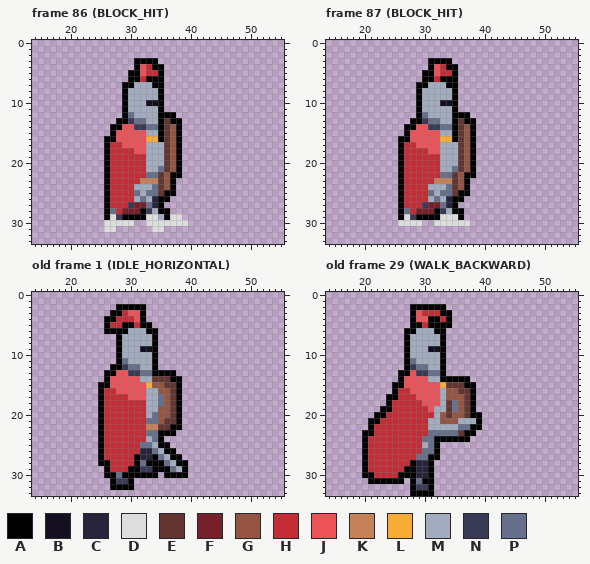
Two states of a pixel-art file, Orbsmash/ContentSource/Characters/Knight.aseprite. Above, as it was before the edit.
64x34 pixels, 98 frames. Shown: frame 86 (BLOCK_HIT): x 14..55, y 0..33; frame 87 (BLOCK_HIT): x 14..55, y 0..33; old frame 1 (IDLE_HORIZONTAL): x 14..55, y 0..33; old frame 29 (WALK_BACKWARD): x 14..55, y 0..33. The commit also changed other frames, which this record leaves out.
Visible layers, top first: "effects", "head", "shield_front", "cape", "sword", "body", "shield", "legs", "Flattened".
Palette (. is transparent): A #000000  B #141020  C #26243a  D #dddddd  E #623530  F #781f2c  G #945542  H #c42c36  J #ed5259  K #c58158  L #f7ac37  M #a3acbe  N #393a56  P #67708b
Pixels before, frame 86 (BLOCK_HIT), first column x 26:
 3 .....AAAA.....
 4 .....AJHAA....
 5 ....AAJHHA....
 6 ....AAHAAA....
 7 ...AAMMMAA....
 8 ...AMMMMMA....
 9 ...AMMMMMA....
10 ...AMMMBBA....
11 ...AMMMMMA....
12 ...APMMMMAAA..
13 ..AANPPMMAEAA.
14 .AAJJNNPPAEGA.
15 .AJJJJJMMAEGA.
16 AAJJJJJLLAEGA.
17 AHHJJJJMMMEGA.
18 AHHHHJJMMMEGA.
19 AHHHHHHMMMEGA.
20 AHHHHHHMMMEGA.
21 AHHHHHHMMPEGA.
22 AHHHHHHPPEGAA.
23 AHHHHHKKKEGA..
24 AHHHHMMMPEGA..
25 AHHHHPMPPEAA..
26 AHHHHMPMCAA...
27 AHHHNFFPCA....
28 APHFFFANMAA...
29 ADNAAAADDMADD.
30 DDDDD..DDDDDDD
31 DD......DD....
Pixels before, frame 87 (BLOCK_HIT), first column x 26:
 3 .....AAAA....
 4 .....AJHAA...
 5 ....AAJHHA...
 6 ....AAHAAA...
 7 ...AAMMMAA...
 8 ...AMMMMMA...
 9 ...AMMMMMA...
10 ...AMMMBBA...
11 ...AMMMMMA...
12 ...APMMMMAAA.
13 ..AANPPMMAEAA
14 .AAJJNNPPAEGA
15 .AJJJJJMMAEGA
16 AAJJJJJLLAEGA
17 AHHJJJJMMMEGA
18 AHHHHJJMMMEGA
19 AHHHHHHMMMEGA
20 AHHHHHHMMMEGA
21 AHHHHHHMMPEGA
22 AHHHHHHPPEGAA
23 AHHHHHKKKEGA.
24 AHHHHMMMPEGA.
25 AHHHHPMPPEAA.
26 AHHHHMPMCAA..
27 AHHHNFFPCA...
28 APHFFFANMAA..
29 ADNAAAADDDA..
30 DDDD..DDDDDD.
Pixels before, old frame 1 (IDLE_HORIZONTAL), first column x 25:
 2 ...AAAAA.......
 3 ..AAHJJA.......
 4 .AAHHHJA.......
 5 .AHHAAHAA......
 6 .AAAAMMMAA.....
 7 ...AMMMMMA.....
 8 ...AMMMMMA.....
 9 ...AMMMBBA.....
10 ...AMMMMMA.....
11 ...APMMMMA.....
12 ..AANPPMMA.....
13 .AAJJNNPPAAAA..
14 .AJJJJJMMEEEAA.
15 AAJJJJJJLGGEEA.
16 AHHJJJJJMMGGEA.
17 AHHHHJJJMMPGEA.
18 AHHHHHHHMMPGEA.
19 AHHHHHHHMMGGEA.
20 AHHHHHHHMPGGEA.
21 AHHHHHHHPPGEEA.
22 AHHHHHHHKKEEAA.
23 AHHHHHHHPPAAA..
24 AHHHHHHHMPA....
25 AHHHHHHPPMAA...
26 AHHHHHHCCPMAA..
27 AHHHHHACCAPMAA.
28 AAHHHHAPAAAPMAA
29 .AHHHAANNAAAPMA
30 .AAPAAAAAA.AAAA
31 ..ANNA.........
32 ..AAAA.........
Pixels before, old frame 29 (WALK_BACKWARD), first column x 20:
 2 ........AAAAAA......
 3 ........AJHHHAA.....
 4 ........AJJAAHA.....
 5 ........AAHAAAA.....
 6 .......AAMMMAA......
 7 .......AMMMMMA......
 8 .......AMMMMMA......
 9 .......AMMMBBA......
10 .......AMMMMMA......
11 .......APMMMMA......
12 .......ANPPMMA......
13 ......AAJNNPPA......
14 ......AJJJJMMAAAAA..
15 .....AAJJJJJJLEEEAA.
16 .....AHHJJJJJMGGEEA.
17 ....AAHHHJJJJMGGGEA.
18 ....AHHHHHJJJMEPGEA.
19 ...AAHHHHHHJMMEPGEA.
20 ..AAHHHHHHHHMGEGGEAA
21 .AAHHHHHHHHMMGGGMMMA
22 .AHHHHHHHHHMMMMMPPAA
23 AAHHHHHHHHHPPPPPEAA.
24 AHHHHHHHHHPPAAAAAA..
25 AHHHHHHHHHMPA.......
26 AHHHHHHHHHPPA.......
27 AHHHHHHHHPPAA.......
28 AHHHHHHHACCA........
29 AHHHHHHAACCA........
30 AAHHHHAAACCA........
31 .AAAAAA.APAA........
32 ........ANNA........
33 ........AAAA........
The result:
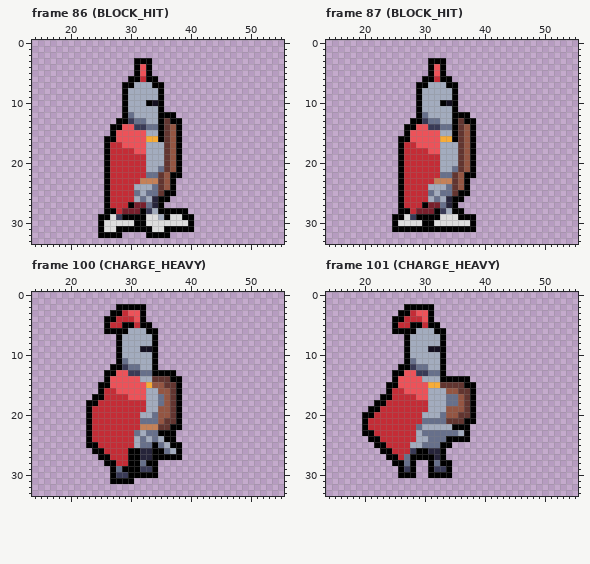
A new or re-ordered frame is compared with the old frame closest to it.
Message: knight heavy attack
Changes in this commit:
frames 98 -> 125
Frame 86 (BLOCK_HIT), layer "OUTLINE":
y 3: x 34 A -> .
y 4: x 33..35 HAA -> A..
y 5: x 30 A -> .; x 33..35 HHA -> A..
y 6: x 35 A -> .
y 10: x 33 B -> A
y 27: x 30 N -> A
y 28: x 27 P -> A; x 37..39 ... -> AAA
y 29: x 25 . -> A; x 39..40 .. -> AA
y 30: x 25 . -> A; x 31..32 .. -> AA; x 40 . -> A
y 31: x 25 . -> A; x 28..33 ...... -> AAAAAA; x 36..40 ..... -> AAAAA
y 32: x 25..28 .... -> AAAA; x 33..36 .... -> AAAA
Frame 87 (BLOCK_HIT), layer "OUTLINE":
y 3: x 34 A -> .
y 4: x 33..35 HAA -> A..
y 5: x 30 A -> .; x 33..35 HHA -> A..
y 6: x 35 A -> .
y 10: x 33 B -> A
y 27: x 30 N -> A
y 28: x 27 P -> A
y 29: x 25 . -> A; x 37..38 .. -> AA
y 30: x 25 . -> A; x 30..31 .. -> AA; x 38 . -> A
y 31: x 25..38 .............. -> AAAAAAAAAAAAAA
Frame 100 (CHARGE_HEAVY) is new; against old frame 1 (IDLE_HORIZONTAL):
y 17: x 24 . -> A
y 18: x 23..25 ..A -> AAH
y 19: x 23..25 ..A -> AHH
y 20: x 23..25 ..A -> AHH; x 32 H -> M
y 21: x 23..25 ..A -> AHH; x 32 H -> P
y 22: x 23..25 ..A -> AHH; x 32 H -> K
y 23: x 23..25 ..A -> AHH; x 31..32 HH -> PM
y 24: x 23..25 ..A -> AHH; x 31..32 HH -> MP; x 35..37 A.. -> MAA
y 25: x 23..25 ..A -> AAH; x 31 H -> M; x 34..38 MAA.. -> APMAA
y 26: x 24 . -> A; x 30..31 HH -> AA; x 34..38 PMAA. -> AAPMA
y 27: x 26 H -> A; x 30 H -> A; x 35..36 PM -> AA
y 28: x 25 A -> .; x 27 H -> A; x 30 H -> A; x 35..39 APMAA -> .....
y 29: x 26..29 AHHH -> .APA; x 35..39 AAPMA -> .....
y 30: x 26 A -> .; x 28..29 PA -> NN; x 36..39 AAAA -> ....
y 31: x 28..29 NN -> AA
y 32: x 27..30 AAAA -> ....
Frame 101 (CHARGE_HEAVY) is new; against old frame 29 (WALK_BACKWARD):
y 2: x 27 . -> A; x 32..33 AA -> ..
y 3: x 26..28 ..A -> AAH; x 30..34 HHHAA -> JA...
y 4: x 25..29 ...AJ -> AAHHH; x 32..34 AHA -> ...
y 5: x 25..27 ... -> AHH; x 33..34 AA -> ..
y 6: x 25..26 .. -> AA
y 12: x 26 . -> A
y 13: x 25 . -> A; x 27 A -> J
y 14: x 25..26 .A -> AJ; x 30 J -> M
y 15: x 24 . -> A; x 26 A -> J; x 31..33 JJL -> LLE
y 16: x 24..25 .A -> AH; x 27 H -> J; x 31..32 JJ -> MM
y 17: x 23 . -> A; x 25 A -> H; x 31..32 JJ -> MM; x 34..35 GG -> PP
y 18: x 22..24 ..A -> AAH; x 30..32 JJJ -> HMM; x 34 E -> P
y 19: x 21..24 ..AA -> AAHH; x 31 J -> M; x 34..35 EP -> GG
y 20: x 20..23 ..AA -> AAHH; x 30..31 HH -> MM; x 33..34 GE -> PG; x 36 G -> E; x 39 A -> .
y 21: x 20..22 .AA -> AHH; x 30..39 HMMGGGMMMA -> PPPPEEEAA.
y 22: x 20..21 .A -> AH; x 29..30 HH -> PM; x 35..39 MPPAA -> AAA..
y 23: x 29..30 HH -> MP; x 36 E -> M; x 38 A -> .
y 24: x 20..22 AHH -> .AA; x 29..30 HP -> MM; x 32..33 AA -> PP
y 25: x 20..23 AHHH -> ..AA; x 28..30 HHM -> MMP; x 32..34 A.. -> PAA
y 26: x 20..24 AHHHH -> ...AA; x 28..33 HHPPA. -> NAACCA
y 27: x 20..25 AHHHHH -> ....AA; x 27..30 HHPP -> PAAA; x 32..33 A. -> CA
y 28: x 20..27 AHHHHHHH -> .....AAP; x 29..30 CC -> ..; x 32..34 ... -> PAA
y 29: x 20..27 AHHHHHHA -> ......AN; x 29..30 CC -> ..; x 32..34 ... -> NNA
y 30: x 20..25 AAHHHH -> ......; x 29..30 CC -> ..; x 32..34 ... -> AAA
y 31: x 21..26 AAAAAA -> ......; x 28..31 APAA -> ....
y 32: x 28..31 ANNA -> ....
y 33: x 28..31 AAAA -> ....
